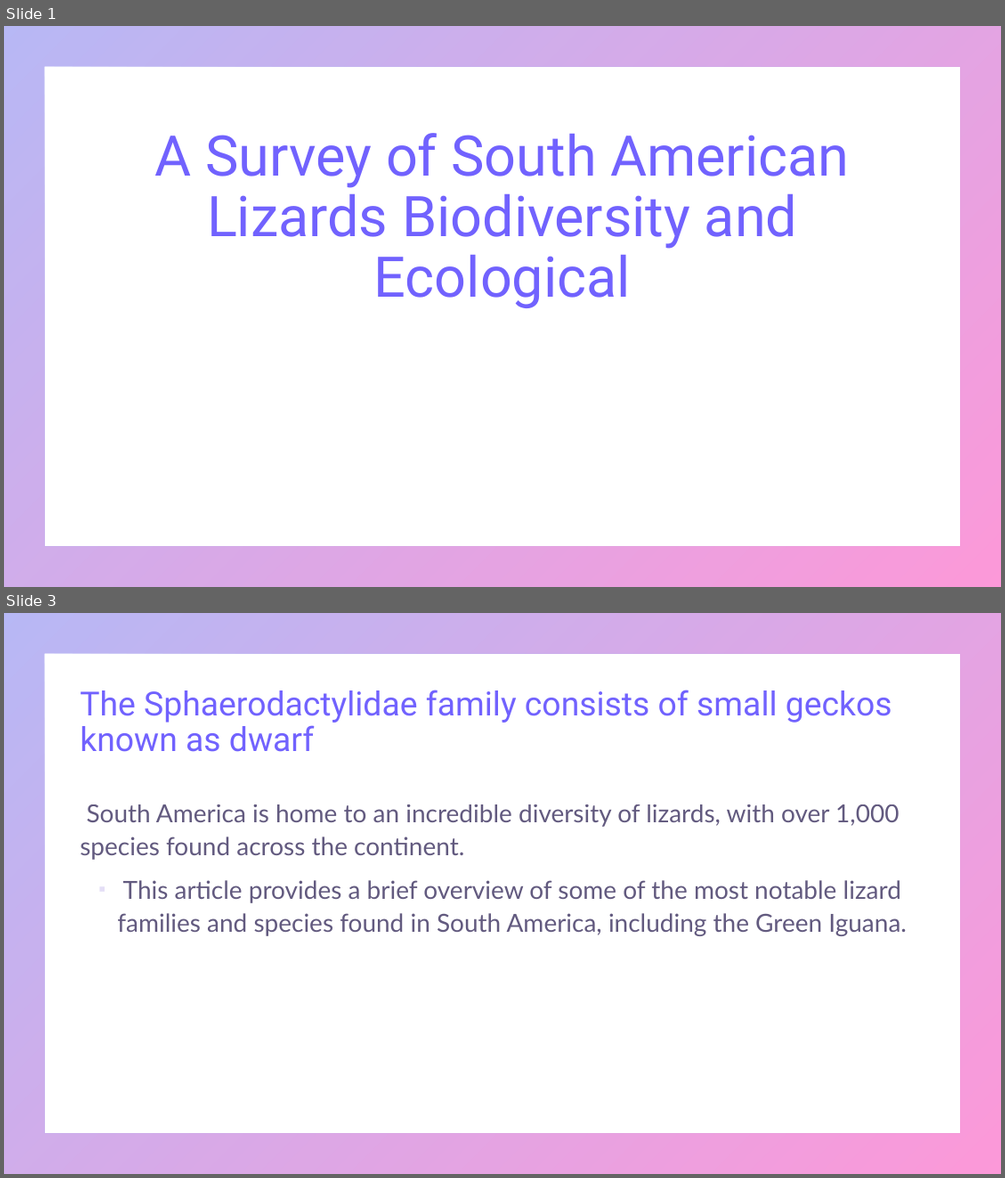
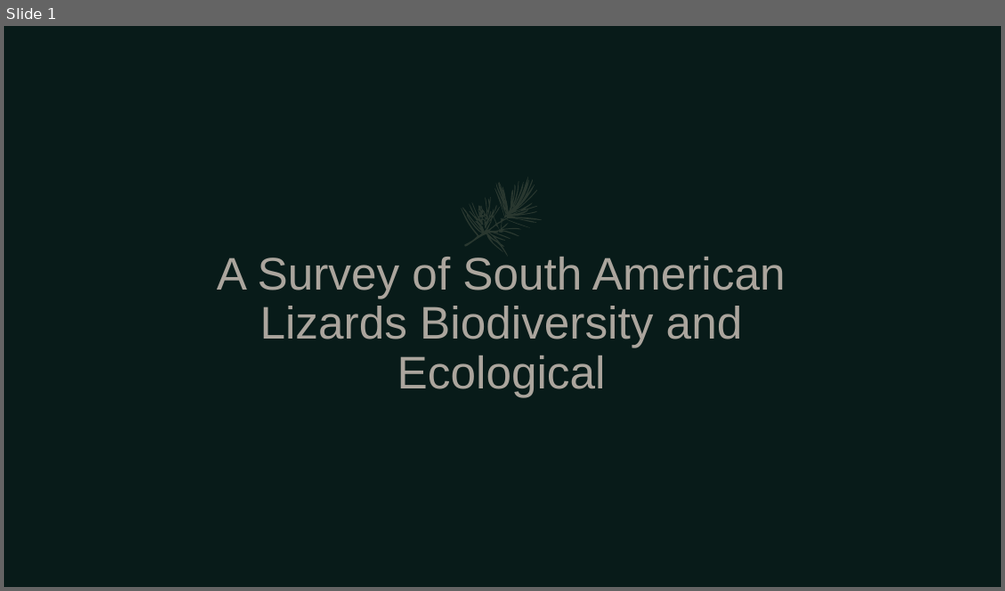
Before and after one commit to umarrasool15/Research2SlidesWebApp, a slide deck: src/main/resources/content/output/A Survey of South American Lizards Biodiversity and Ecological.pptx. Shown one above the other, each under a label of ours: slides 1 and 3 before the commit, slide 1 after it; the slides between them are not shown. The pictures are 1005x1178 and 1005x591 pixels, drawn with LibreOffice and Linux fonts; fonts in the diff are those of the drawing. Boxes give left, top, right and bottom in pixels: in the first picture for what was removed or moved away, otherwise in the second. Text is boxed around its words. In the diff, an @@ line names an element or a change of style, - is before the commit and + after.

```diff
--- a/src/main/resources/content/output/A Survey of South American Lizards Biodiversity and Ecological.pptx
+++ b/src/main/resources/content/output/A Survey of South American Lizards Biodiversity and Ecological.pptx
@@ slide 3 removed at (x1=4, y1=613, x2=1001, y2=1174), background #FFFFFF; not listed: 1 template element that a slide beside it also shows @@
@@ title removed at (x1=80, y1=690, x2=892, y2=752) @@
-The Sphaerodactylidae family consists of small geckos known as dwarf
@@ text removed at (x1=80, y1=804, x2=906, y2=936) @@
-▪ South America is home to an incredible diversity of lizards, with over 1,000 species found across the continent.
-  This article provides a brief overview of some of the most notable lizard families and species found in South America, including the Green Iguana.
@@ slide 1 changed as well @@
@@ background #FFFFFF to #081B19 @@
@@ frame removed at (x1=4, y1=26, x2=1001, y2=587) @@
@@ freeform shape added at (x1=450, y1=172, x2=552, y2=267), fill #313E35 at 82% opacity @@
@@ title "A Survey of South American ..." moved from (x1=155, y1=133, x2=849, y2=308) to (x1=217, y1=257, x2=785, y2=397) @@
@@ title "A Survey of South American ..." at (x1=217, y1=257, x2=785, y2=397): size 54 to 44 pt, font Roboto to Arial, text colour gradient #7162FE to #F900A0 to #E2D4CA at 75% opacity @@
```
Also in this commit, not shown: 2 other slides changed, 6 slides added, 5 other slides removed, 8 other files.
